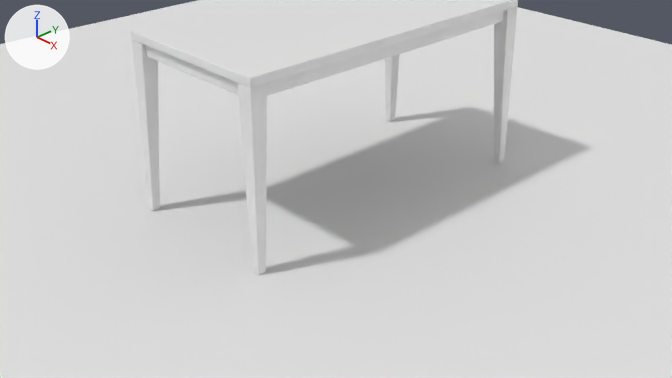
The Blender file 3d-assets/table.blend as it was, and as the next commit left it.
Both versions are drawn from the file's camera 'Camera'. Arrows for +X, +Y and +Z are at upper left; the lights stay in place.
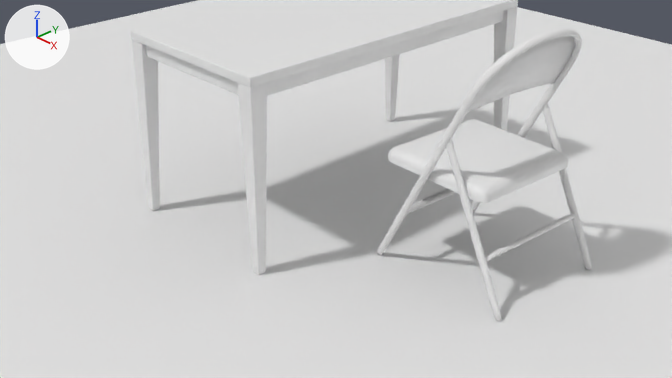
Commit message: Added chair

Where the change shows, as pixel boxes [x1, y1, x2, y2] in the pictures (672 x 378 px):
'Plane.001', added: after [388, 119, 568, 203]
'Circle.001', added: after [376, 28, 582, 255]
'Circle.002', added: after [446, 103, 592, 321]

The change, as a list of edits to the scene's bpy script:
```text
Add me_circle_004:
    me_circle_004.from_pydata(...)  # 172 vertices, 160 faces; spans x -1.06..1.06, y -3.35..-0.74, z -0.16..-0.01
    me_circle_004.polygons.foreach_set('use_smooth', [True] * 160)
Add me_circle_002:
    me_circle_002.from_pydata(...)  # 520 vertices, 498 faces; spans x -1.06..1.06, y -3.53..0.73, z -0.16..0.01
    me_circle_002.polygons.foreach_set('use_smooth', [True] * 498)
Add me_plane_001:
    me_plane_001.from_pydata(...)  # 96 vertices, 86 faces; spans x -1.0..1.0, y -1.0..1.0, z 0.0..0.25
    me_plane_001.polygons.foreach_set('use_smooth', [True] * 86)
Add ob_circle_002:
    ob_circle_002 = bpy.data.objects.new('Circle.002', me_circle_004)
    ob_circle_002.location = (2.12, -0.12, 2.031)
    ob_circle_002.rotation_euler = (2.022, 0.0, -1.621)  # degrees (116, 0, -93)
    ob_circle_002.scale = (0.683, 0.683, 0.683)
Add ob_circle_001:
    ob_circle_001 = bpy.data.objects.new('Circle.001', me_circle_002)
    ob_circle_001.location = (2.638, -0.164, 2.152)
    ob_circle_001.rotation_euler = (1.077, 0.0, -1.621)  # degrees (62, 0, -93)
    ob_circle_001.scale = (0.683, 0.683, 0.683)
Add ob_plane_001:
    ob_plane_001 = bpy.data.objects.new('Plane.001', me_plane_001)
    ob_plane_001.location = (2.206, -0.142, 1.078)
    ob_plane_001.rotation_euler = (0.0, 0.0, -1.621)  # degrees (0, 0, -93)
    ob_plane_001.scale = (0.655, 0.655, 0.524)
```
